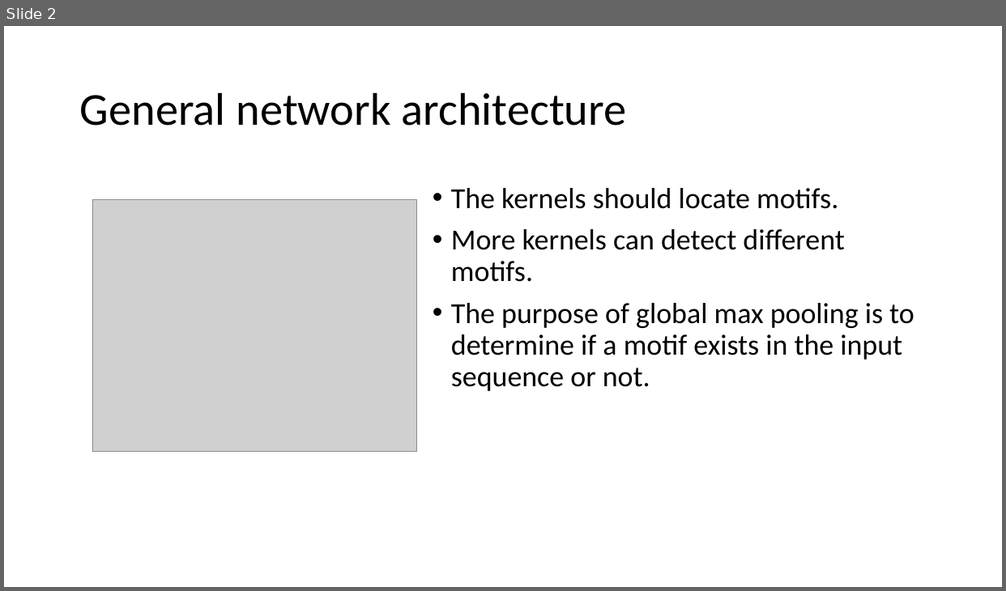
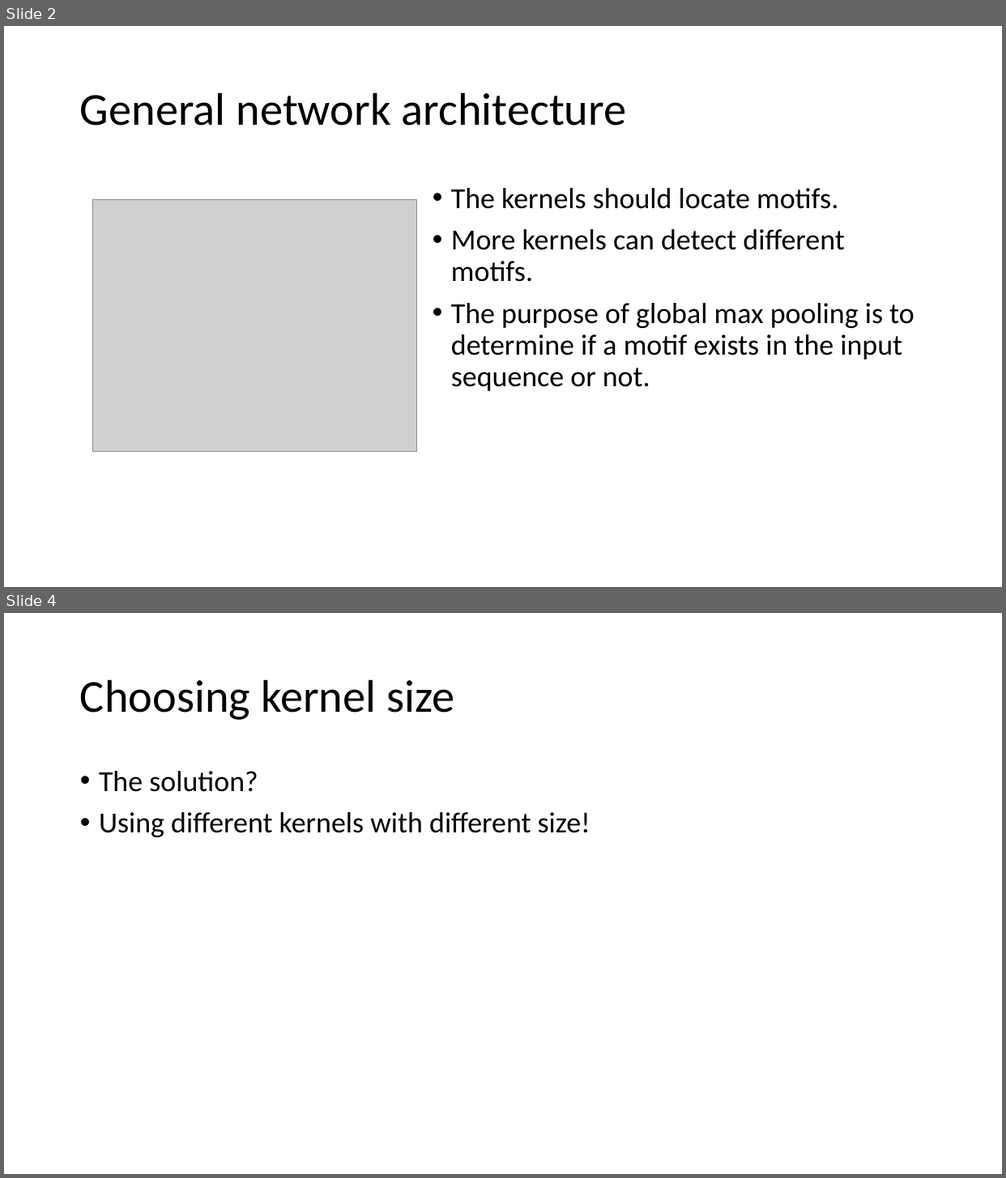
Before and after one commit to dolavn/dlbioProject, a slide deck: presentation.pptx. Shown one above the other, each under a label of ours: slide 2 before the commit, slides 2 and 4 after it; the slides between them are not shown. The pictures are 1006x591 and 1006x1178 pixels, drawn with LibreOffice and Linux fonts; fonts in the diff are those of the drawing; grey boxes stand for pictures. Boxes give left, top, right and bottom in pixels: in the first picture for what was removed or moved away, otherwise in the second. Text is boxed around its words. In the diff, an @@ line names an element or a change of style, - is before the commit and + after.

```diff
--- a/presentation.pptx
+++ b/presentation.pptx
@@ slide 4 added at (4,613,1002,1174), background #FFFFFF @@
@@ title added at (80,679,454,720), 44 pt, text #000000 @@
+Choosing kernel size
@@ text added at (99,771,590,837), 28 pt, text #000000 @@
+• The solution?
+• Using different kernels with different size!
```
Also in this commit, not shown: 2 slides changed, 3 other files.
